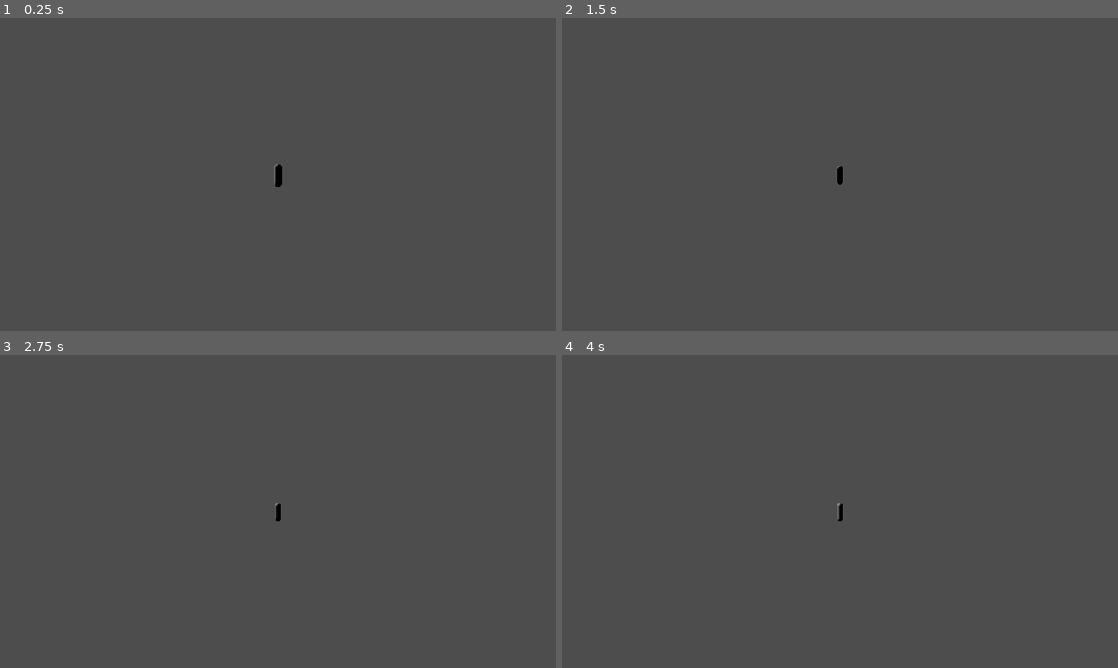
Above: before the commit, frames 1-4 (two rows, left to right).
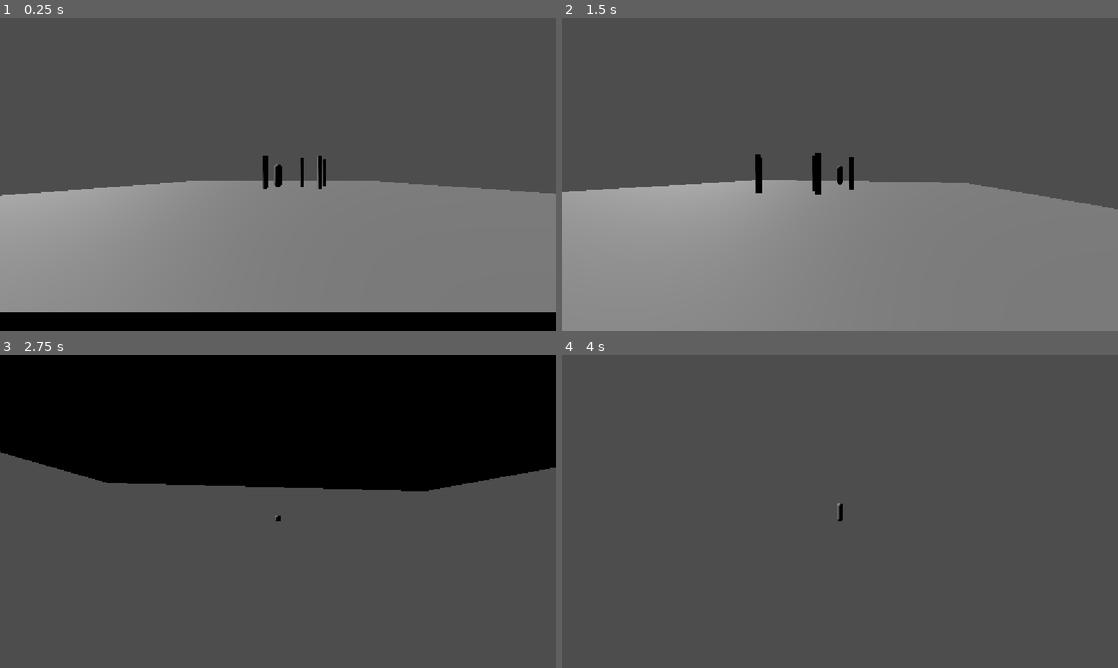
Above: after the commit, the same moments.

Repository: Flogah/chimera
Game: Godot game, scene res://scenes/test_areas/test_level.tscn
Two runs of this game, one before a commit and one after it. Both use one fixed random seed, a clock stepped at 60 frames per second and the inputs below.
Inputs (mouse positions are in pixels of both pictures, inside the frame that each line leads up to):
- Up to frame 1 (0.25 s): no input
- Up to frame 2 (1.5 s): move the mouse to (867, 174) at 0.52 s; hold W (move_forward) from 0.53 s (still down); tap Space (roll, bound only after the commit) at 0.6 s; move the mouse to (812, 174) at 1.27 s; tap Mouse wheel up (zoom_in) at 1.35 s
- Up to frame 3 (2.75 s): keep holding W (move_forward); tap Space (roll, bound only after the commit) at 1.55, 2.3 s; move the mouse to (289, 505) at 2.02 s; hold Mouse wheel down (zoom_out) from 2.03 s (still down)
- Up to frame 4 (4 s): keep holding W (move_forward); move the mouse to (834, 517) at 2.77 s; release Mouse wheel down (zoom_out) at 2.78 s; tap Space (roll, bound only after the commit) at 2.85, 3.6 s; tap Enter at 3.5 s; move the mouse to (878, 514) at 3.52 s

The runs differ from the first frame. In frame 1, 47% of the frame differs, in the area x 0-100%, y 44-100%; in frame 2, 46%; in frame 3, 40%; in frame 4, less than 0.1%.

Commit message:
implement rolling

Diff:
--- a/godot-chimera/project.godot
+++ b/godot-chimera/project.godot
@@ -61,6 +61,11 @@
 "events": [Object(InputEventKey,"resource_local_to_scene":false,"resource_name":"","device":-1,"window_id":0,"alt_press …(195 unchanged characters)…
 ]
 }
+roll={
+"deadzone": 0.2,
+"events": [Object(InputEventKey,"resource_local_to_scene":false,"resource_name":"","device":-1,"window_id":0,"alt_pressed":false,"shift_pressed":false,"ctrl_pressed":false,"meta_pressed":false,"pressed":false,"keycode":0,"physical_keycode":32,"key_label":0,"unicode":32,"location":0,"echo":false,"script":null)
+]
+}
 
 [layer_names]
 
--- /dev/null
+++ b/godot-chimera/scenes/player/move_state.gd
@@ -0,0 +1,24 @@
+extends State
+
+@export var player: Player
+
+func update(delta: float) -> void:
+	if player:
+		var input_vector: Vector2 = Input.get_vector("move_left", "move_right", "move_forward", "move_back")
+		var forward: Vector3 = -player.camera_arm.global_transform.basis.z
+		forward.y = 0.0
+		forward = forward.normalized()
+
+		var right: Vector3 = -player.camera_arm.global_transform.basis.x.normalized()
+
+		var move_vector: Vector3 = right * input_vector.x - forward * input_vector.y
+		player.velocity.x = move_vector.x * player.speed
+		player.velocity.z = move_vector.z * player.speed
+
+		if move_vector.length_squared() > 0.001:
+			var target_angle := atan2(-move_vector.x, -move_vector.z)
+			player.mesh.rotation.y = lerp_angle(player.mesh.rotation.y, target_angle, player.rotation_speed * delta)
+
+		if Input.is_action_just_pressed("roll") and player.is_on_floor():
+			switch_state.emit("Rolling", { direction = move_vector })
+			print(input_vector)
--- a/godot-chimera/scenes/player/player.gd
+++ b/godot-chimera/scenes/player/player.gd
@@ -3,6 +3,8 @@
 
 @export var speed: float = 5.0
 @export var rotation_speed: float = 10.0
+
+@export var roll_duration: float = 0.6
 
 @onready var camera_arm: Node3D = %Camera_Arm
 @onready var mesh: Node3D = %Mesh
@@ -10,20 +12,4 @@
 func _physics_process(delta: float) -> void:
 	if !is_on_floor():
 		velocity += get_gravity()
-
-	var input_vector: Vector2 = Input.get_vector("move_left", "move_right", "move_forward", "move_back")
-	var forward: Vector3 = -camera_arm.global_transform.basis.z
-	forward.y = 0.0
-	forward = forward.normalized()
-
-	var right: Vector3 = camera_arm.global_transform.basis.x.normalized()
-
-	var move_vector: Vector3 = right * input_vector.x - forward * input_vector.y
-	velocity.x = move_vector.x * speed
-	velocity.z = move_vector.z * speed
-
-	if move_vector.length_squared() > 0.001:
-		var target_angle := atan2(-move_vector.x, -move_vector.z)
-		mesh.rotation.y = lerp_angle(mesh.rotation.y, target_angle, rotation_speed * delta)
-
 	move_and_slide()
--- a/godot-chimera/scenes/player/player.tscn
+++ b/godot-chimera/scenes/player/player.tscn
@@ -2,6 +2,10 @@
 
 [ext_resource type="Script" uid="uid://baq883inyv1c4" path="res://scenes/player/player.gd" id="1_dovo2"]
 [ext_resource type="PackedScene" uid="uid://dea12upbo0lts" path="res://scenes/Camera/camera_arm.tscn" id="2_gmlin"]
+[ext_resource type="Script" uid="uid://dyhj68uu5cf1y" path="res://scripts/Components/state_machine/state_machine.gd" id="3_lvxji"]
+[ext_resource type="Script" uid="uid://cbp127u8wf73m" path="res://scenes/player/move_state.gd" id="4_p47bc"]
+[ext_resource type="Script" uid="uid://dyv1er2a6vk4c" path="res://scenes/player/rolling.gd" id="5_p47bc"]
+[ext_resource type="Script" uid="uid://qx0q1tx52b1b" path="res://scripts/Components/stamina_component.gd" id="6_75vfm"]
 
 [sub_resource type="CapsuleShape3D" id="CapsuleShape3D_xgnvx"]
 radius = 0.2841797
@@ -36,3 +40,20 @@
 [node name="MeshInstance3D2" type="MeshInstance3D" parent="Mesh" unique_id=1141002807]
 transform = Transform3D(1, 0, 0, 0, -4.371139e-08, 1, 0, -1, -4.371139e-08, 0, 1.5875686, -0.29023463)
 mesh = SubResource("PrismMesh_xgnvx")
+
+[node name="MovementStateMachine" type="Node" parent="." unique_id=1450202359 node_paths=PackedStringArray("initial_state")]
+script = ExtResource("3_lvxji")
+initial_state = NodePath("Moving")
+
+[node name="Moving" type="Node" parent="MovementStateMachine" unique_id=92557771 node_paths=PackedStringArray("player")]
+script = ExtResource("4_p47bc")
+player = NodePath("../..")
+
+[node name="Rolling" type="Node" parent="MovementStateMachine" unique_id=1717503852 node_paths=PackedStringArray("player", "stamina_comp")]
+script = ExtResource("5_p47bc")
+player = NodePath("../..")
+stamina_comp = NodePath("../../StaminaComp")
+
+[node name="StaminaComp" type="Node" parent="." unique_id=336005374]
+script = ExtResource("6_75vfm")
+regeneraton_amount = 30.0
--- /dev/null
+++ b/godot-chimera/scenes/player/rolling.gd
@@ -0,0 +1,31 @@
+extends State
+
+@export var player: Player
+@export var hurtbox: HurtBox
+@export var stamina_comp: StaminaComponent
+
+var direction: Vector3
+var roll_time: float
+
+func enter_state(data: Dictionary = {}) -> void:
+	if stamina_comp:
+		if data.direction and stamina_comp.use(20.0):
+			if data.direction is Vector3:
+				direction = data.direction
+			if hurtbox:
+				hurtbox.monitorable = false
+			roll_time = 0
+			player.mesh.scale.y = 0.3
+			return
+	switch_state.emit("Moving")
+
+func exit_state() -> void:
+	player.mesh.scale.y = 1.0
+	if hurtbox:
+		hurtbox.monitorable = true
+
+func update(delta: float) -> void:
+	player.velocity = direction * player.speed * 1.8
+	roll_time += delta
+	if roll_time >= player.roll_duration:
+		switch_state.emit("Moving")
--- a/godot-chimera/scenes/test_areas/test_level.tscn
+++ b/godot-chimera/scenes/test_areas/test_level.tscn
@@ -5,7 +5,8 @@
 [node name="TestLevel" type="Node3D" unique_id=2022960487]
 
 [node name="CSGBox3D" type="CSGBox3D" parent="." unique_id=1513717197]
-size = Vector3(7.8378906, 0.18066406, 7.4938965)
+use_collision = true
+size = Vector3(26.795898, 0.18066406, 28.136719)
 
 [node name="CSGCylinder3D" type="CSGCylinder3D" parent="." unique_id=2075061817]
 transform = Transform3D(1, 0, 0, 0, 1, 0, 0, 0, 1, 2.2228384, 1.1937559, 1.4029839)
--- a/godot-chimera/scripts/Components/stamina_component.gd
+++ b/godot-chimera/scripts/Components/stamina_component.gd
@@ -13,6 +13,7 @@
 signal empty
 
 func _process(delta: float) -> void:
+	print(stamina)
 	if delay >= regeneration_delay:
 		regenerate(delta)
 	else:
Not shown, added: godot-chimera/scenes/player/move_state.gd.uid
Not shown, added: godot-chimera/scenes/player/rolling.gd.uid
